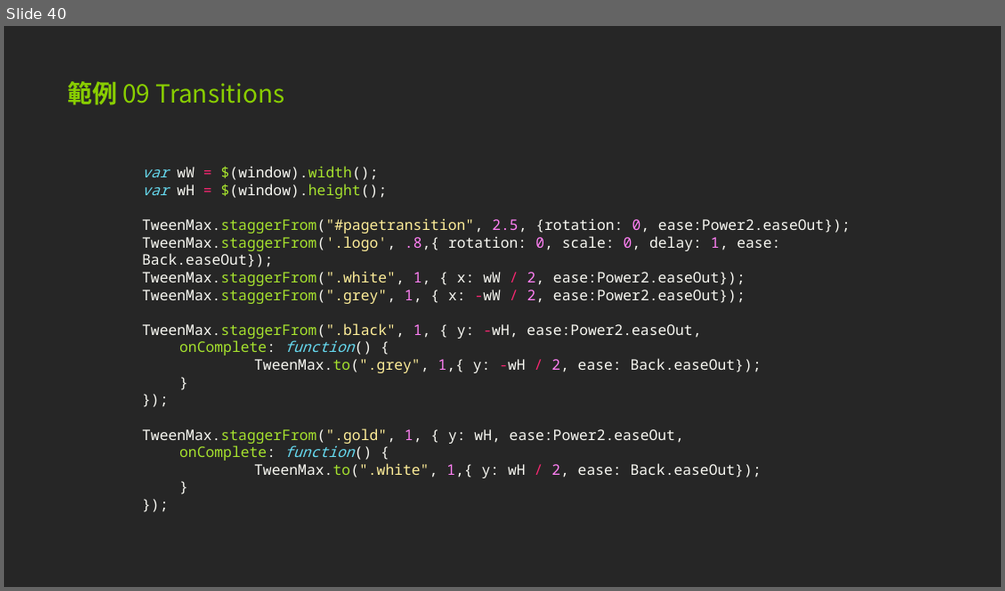
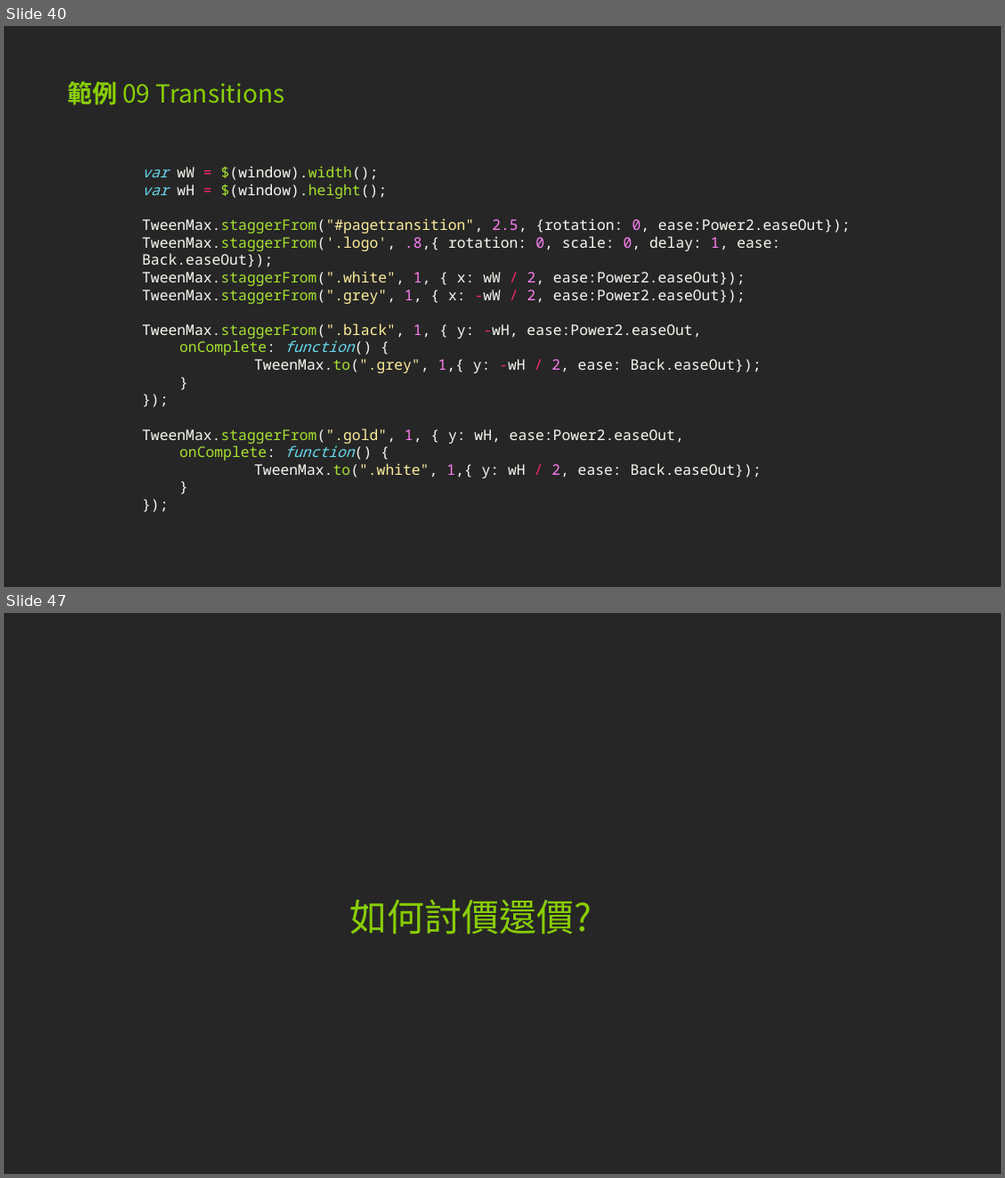
Before and after one commit to pgkusn/TweenMax_course_example, a slide deck: JavaScript ＆ TweenMax 動態特效速成實戰.pptx. Shown one above the other, each under a label of ours: slide 40 before the commit, slides 40 and 47 after it; the slides between them are not shown. The pictures are 1005x591 and 1005x1178 pixels, drawn with LibreOffice and Linux fonts; fonts in the diff are those of the drawing. Boxes give left, top, right and bottom in pixels: in the first picture for what was removed or moved away, otherwise in the second. Text is boxed around its words. In the diff, an @@ line names an element or a change of style, - is before the commit and + after.

```diff
--- a/JavaScript ＆ TweenMax 動態特效速成實戰.pptx
+++ b/JavaScript ＆ TweenMax 動態特效速成實戰.pptx
@@ slide 47 added at box(4, 613, 1001, 1174), background #262626 @@
@@ title added at box(350, 900, 592, 934), 36 pt, text #89CE01 @@
+如何討價還價?
```
Also in this commit, not shown: 13 other slides added.
